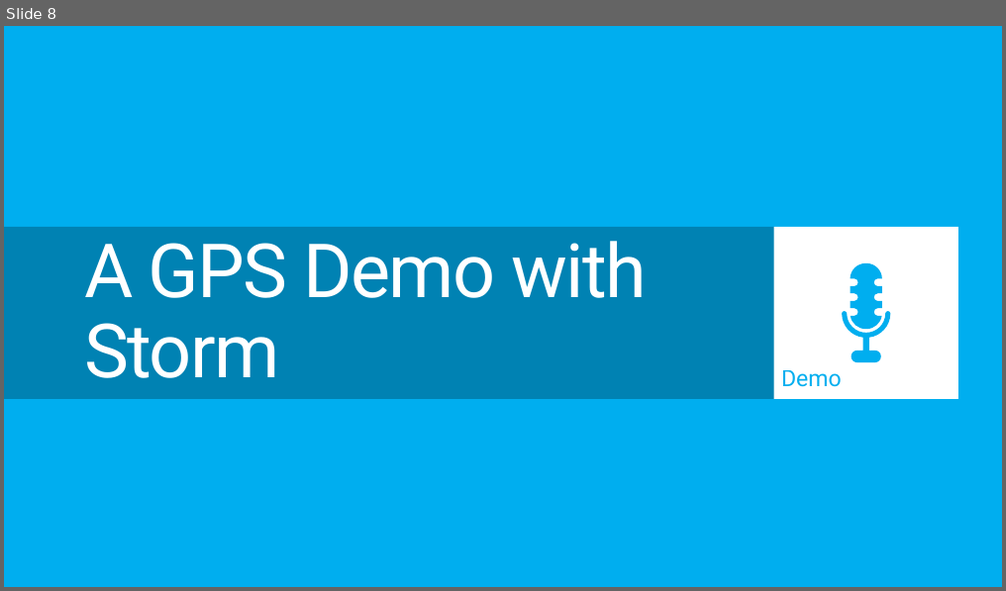
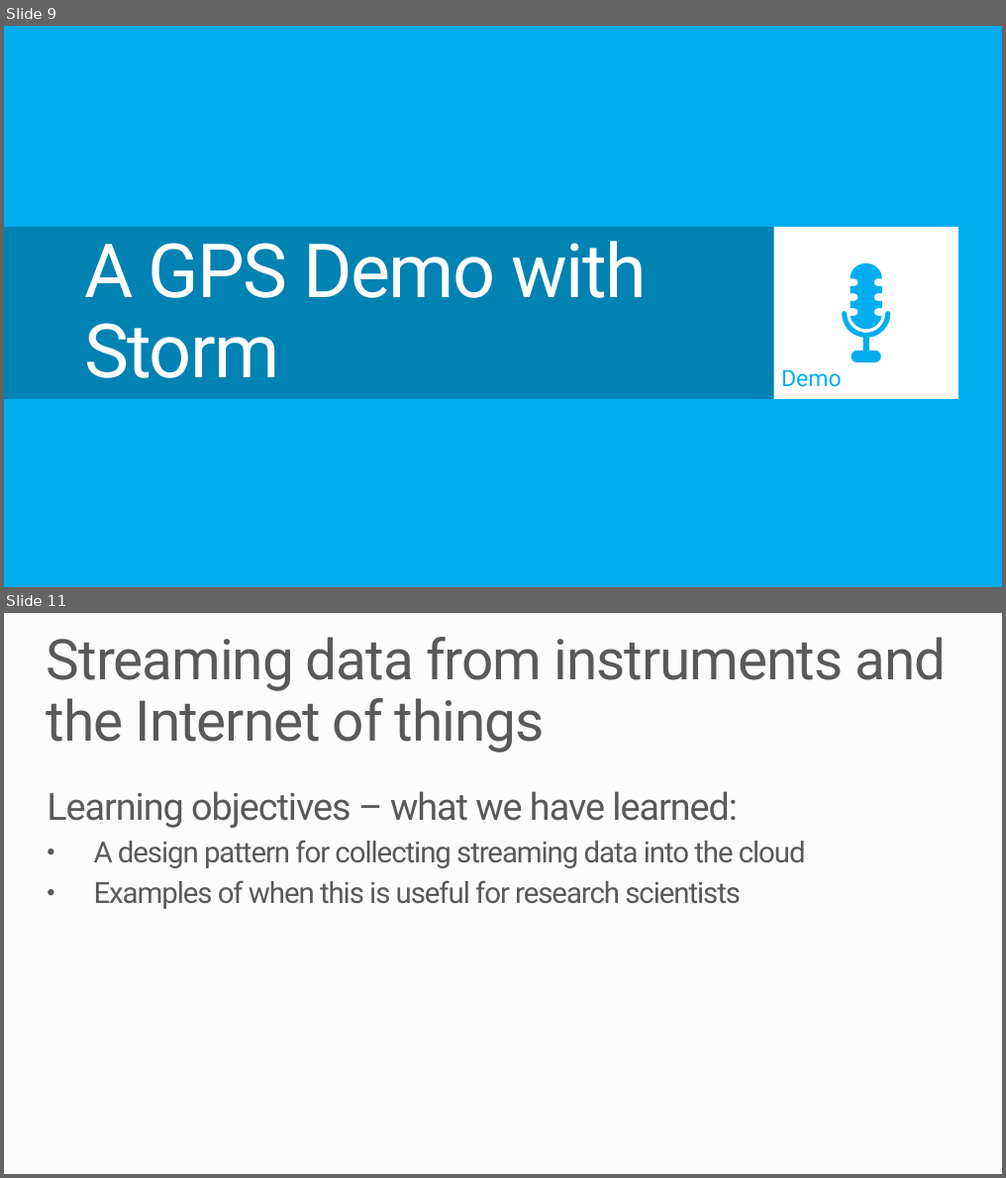
Before and after one commit to MSRConnections/Azure-training-course, a slide deck: Day 2/7. Streaming Data/Storm, Kafka and Data Caching.pptx. Shown one above the other, each under a label of ours: slide 8 before the commit, slides 9 and 11 after it; the slides between them are not shown. The pictures are 1006x591 and 1006x1178 pixels, drawn with LibreOffice and Linux fonts; fonts in the diff are those of the drawing; background and template pictures are left out. Boxes give left, top, right and bottom in pixels: in the first picture for what was removed or moved away, otherwise in the second. Text is boxed around its words. In the diff, an @@ line names an element or a change of style, - is before the commit and + after.

```diff
--- a/Day 2/7. Streaming Data/Storm, Kafka and Data Caching.pptx
+++ b/Day 2/7. Streaming Data/Storm, Kafka and Data Caching.pptx
@@ slide 11 added at [4,613,1002,1174], background #FCFCFC @@
@@ title added at [47,637,945,753], 54 pt, text #595959 @@
+Streaming data from instruments and the Internet of things
@@ text added at [47,791,806,909], 28 pt, text #595959 @@
+Learning objectives – what we have learned:
+• A design pattern for collecting streaming data into the cloud
+• Examples of when this is useful for research scientists
@@ what was slide 8 is now slide 9 @@
```
Also in this commit, not shown: 1 slide changed, 3 other slides added, 2 slides removed, 1 other file.
